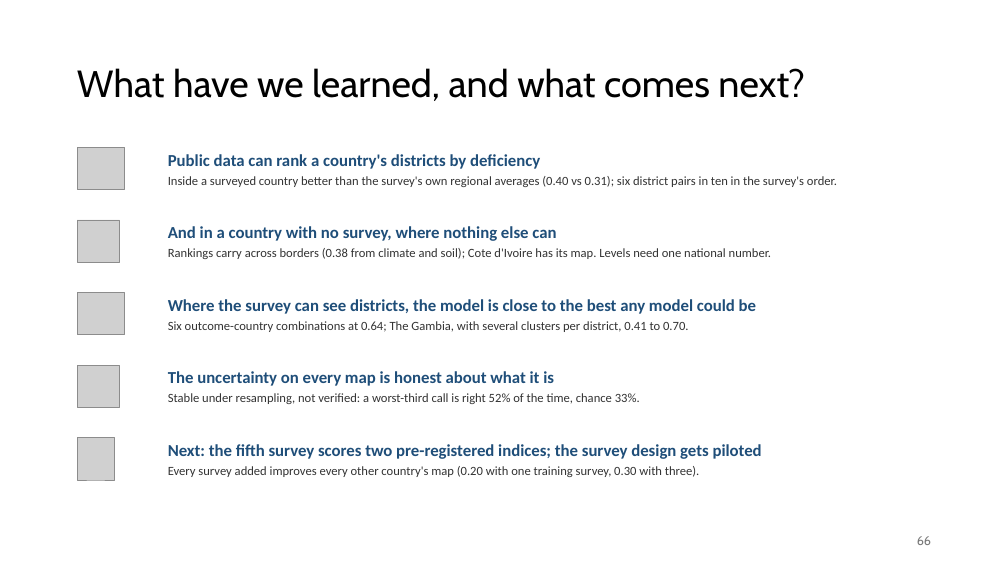
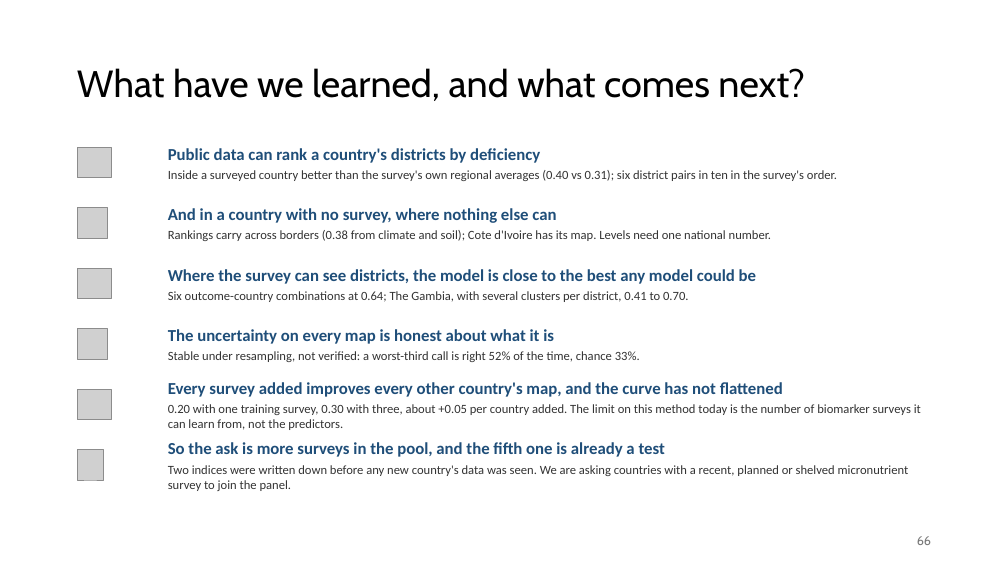
Before and after one commit to amertens/mn-prediction, a slide deck: slide 66 of docs/slides/MN-proxy-full-talk-2026-09.pptx. Drawn at 1008x567 pixels with LibreOffice and Linux fonts; fonts in the diff are those of the drawing; grey boxes stand for pictures; background and template pictures are left out. Boxes give left, top, right and bottom in pixels: in the first picture for what was removed or moved away, otherwise in the second. Text is boxed around its words. In the diff, an @@ line names an element or a change of style, - is before the commit and + after.

```diff
--- a/docs/slides/MN-proxy-full-talk-2026-09.pptx
+++ b/docs/slides/MN-proxy-full-talk-2026-09.pptx
@@ picture: place and size @@
-picture at (77, 147, 125, 190)
+picture at (77, 147, 111, 178)
@@ text "Public data can rank a ...": place and size @@
-text "Public data can rank a ..." at (168, 154, 837, 187)
+text "Public data can rank a ..." at (168, 148, 837, 181)
@@ picture: place and size @@
-picture at (77, 220, 119, 262)
+picture at (77, 208, 107, 238)
@@ text "And in a country with ...": place and size @@
-text "And in a country with ..." at (168, 226, 771, 259)
+text "And in a country with ..." at (168, 208, 771, 241)
@@ picture: place and size @@
-picture at (77, 293, 125, 335)
+picture at (77, 268, 111, 299)
@@ text "Where the survey can see ...": place and size @@
-text "Where the survey can see ..." at (168, 299, 756, 332)
+text "Where the survey can see ..." at (168, 269, 756, 302)
@@ picture: place and size @@
-picture at (77, 365, 119, 408)
+picture at (77, 329, 107, 359)
@@ text "The uncertainty on every map ...": place and size @@
-text "The uncertainty on every map ..." at (168, 371, 640, 404)
+text "The uncertainty on every map ..." at (168, 329, 640, 362)
@@ picture added at (77, 389, 111, 420) @@
@@ text at (168, 382, 921, 430): text changed @@
-Next: the fifth survey scores two pre-registered indices; the survey design gets piloted
-Every survey added improves every other country's map (0.20 with one training survey, 0.30 with three).
+Every survey added improves every other country's map, and the curve has not flattened
+0.20 with one training survey, 0.30 with three, about +0.05 per country added. The limit on this method today is the number of biomarker surveys it can learn from, not the predictors.
@@ text added at (168, 442, 909, 491), 12 pt, text #333333 @@
+So the ask is more surveys in the pool, and the fifth one is already a test
+Two indices were written down before any new country's data was seen. We are asking countries with a recent, planned or shelved micronutrient survey to join the panel.
@@ picture: place and size @@
-picture at (77, 438, 114, 480)
+picture at (77, 450, 104, 480)
```
Also in this commit, not shown: 63 other slides changed, 12 other files.
